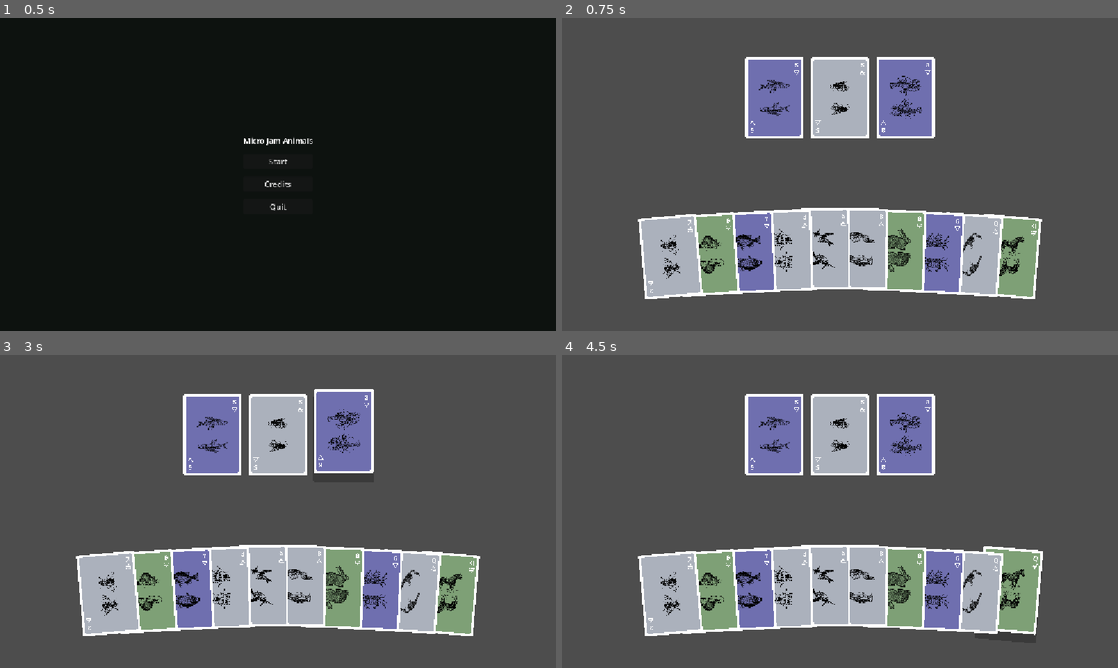
Above: before the commit, frames 1-4 (two rows, left to right).
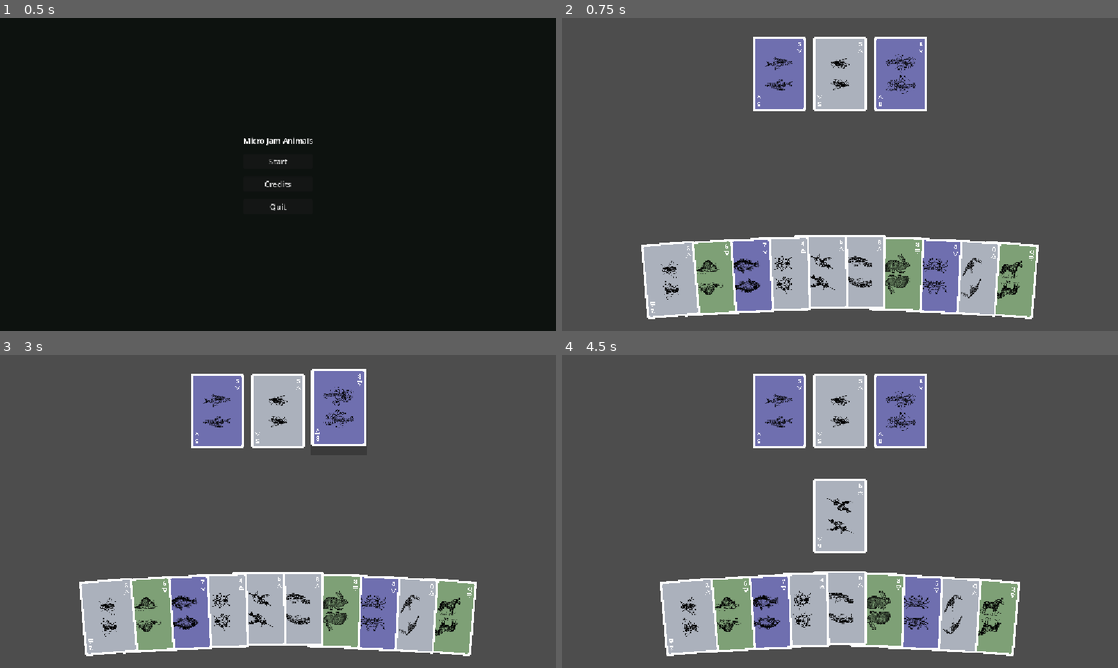
Above: after the commit, the same moments.

Repository: Chipi-Chapa-Corp/micro-jam-animals
Game: Godot game, scene res://scenes/main-menu/scene.tscn
Two runs of this game, one before a commit and one after it. Both use one fixed random seed, a clock stepped at 60 frames per second and the inputs below.
Inputs (mouse positions are in pixels of both pictures, inside the frame that each line leads up to):
- Up to frame 1 (0.5 s): no input
- Up to frame 2 (0.75 s): click "Start" at 0.5 s
- Up to frame 3 (3 s): tap Enter at 1.25, 2.75 s; move the mouse to (400, 495) at 1.27 s; click (400, 495) at 1.42 s; tap Space at 2 s; move the mouse to (166, 527) at 2.02 s; click (166, 527) at 2.17 s; move the mouse to (333, 442) at 2.77 s; click (333, 442) at 2.92 s
- Up to frame 4 (4.5 s): tap Space at 3.5 s; move the mouse to (812, 574) at 3.52 s; click (812, 574) at 3.67 s; tap Enter at 4.25 s; move the mouse to (1006, 558) at 4.27 s; click (1006, 558) at 4.42 s

Frame 1 is identical in both runs. In frame 2, 22% of the frame differs, in the area x 13-87%, y 6-97%; in frame 3, 22%; in frame 4, 27%.

Commit message:
feat: hand to table

Diff:
--- a/globals/game_state.gd
+++ b/globals/game_state.gd
@@ -2,6 +2,9 @@
 
 signal score_changed(score: int)
 signal health_changed(health: int)
+signal player_hand_changed(player_hand: Array)
+signal player_table_changed(player_table: Array)
+signal player_table_move_failed(error: String)
 signal player_cards_discarded(discarded_cards: Array, new_cards: Array, player_discards_count: int)
 signal player_discards_count_changed(player_discards_count: int)
 
@@ -11,7 +14,9 @@
 const DEFAULT_PREDATOR_COUNT: int = 3
 const DEFAULT_PLAYER_HAND_COUNT: int = 10
 const DEFAULT_PLAYER_DISCARDS_COUNT: int = 3
+const MAX_PLAYER_TABLE_CARDS: int = 5
 const MAX_PLAYER_DISCARD_CARDS: int = 3
+const ERROR_PLAYER_TABLE_FULL: String = "player_table_full"
 
 var _score: int = DEFAULT_SCORE
 var _health: int = DEFAULT_HEALTH
@@ -96,6 +101,7 @@
 
 func set_player_hand(value: Array) -> void:
 	_player_hand = value.duplicate()
+	player_hand_changed.emit(get_player_hand())
 
 
 func generate_player_hand(count: int = DEFAULT_PLAYER_HAND_COUNT, excluded: Array = []) -> Array:
@@ -122,12 +128,17 @@
 
 func set_player_table(value: Array) -> void:
 	_player_table = value.duplicate()
+	player_table_changed.emit(get_player_table())
 
 
 func move_card_from_player_hand_to_table(card_id: String) -> Dictionary:
 	var index := _find_card_index_by_id(_player_hand, card_id)
 	if index == -1:
 		return {}
+
+	if _player_table.size() >= MAX_PLAYER_TABLE_CARDS:
+		player_table_move_failed.emit(ERROR_PLAYER_TABLE_FULL)
+		return {"error": ERROR_PLAYER_TABLE_FULL}
 
 	var next_player_hand := get_player_hand()
 	var next_player_table := get_player_table()
--- a/scenes/card/scene.tscn
+++ b/scenes/card/scene.tscn
@@ -4,11 +4,11 @@
 [ext_resource type="Texture2D" path="res://assets/prey_air_4.png" id="2_card_art"]
 
 [node name="Card" type="Control"]
-custom_minimum_size = Vector2(120, 168)
+custom_minimum_size = Vector2(110, 154)
 layout_mode = 3
 anchors_preset = 0
-offset_right = 120.0
-offset_bottom = 168.0
+offset_right = 110.0
+offset_bottom = 154.0
 script = ExtResource("1_card")
 
 [node name="Shadow" type="TextureRect" parent="."]
--- a/scenes/card/script.gd
+++ b/scenes/card/script.gd
@@ -1,5 +1,7 @@
 extends Control
 class_name CardScene
+
+signal clicked(card_id: String)
 
 @export var kind: String = "prey"
 @export var suit: String = "air"
@@ -15,6 +17,8 @@
 const PICKUP_DURATION: float = 0.08
 const ALIGN_DURATION: float = 0.11
 const LOWER_DURATION: float = 0.12
+const SHAKE_OFFSET: Vector2 = Vector2(7.0, 0.0)
+const SHAKE_DURATION: float = 0.035
 
 var id: String:
 	get:
@@ -26,6 +30,7 @@
 var _base_shadow_position: Vector2 = Vector2.ZERO
 var _base_art_position: Vector2 = Vector2.ZERO
 var _hover_tween: Tween
+var _shake_tween: Tween
 
 
 func _ready() -> void:
@@ -42,6 +47,12 @@
 		_sync_pivots()
 
 
+func _gui_input(event: InputEvent) -> void:
+	if event is InputEventMouseButton and event.button_index == MOUSE_BUTTON_LEFT and event.pressed:
+		clicked.emit(id)
+		accept_event()
+
+
 func configure(next_kind: String, next_suit: String, next_value: int) -> void:
 	kind = next_kind
 	suit = next_suit
@@ -51,6 +62,30 @@
 
 func get_card_id() -> String:
 	return "%s_%s_%s" % [kind, suit, value]
+
+
+func shake_feedback() -> void:
+	if _shake_tween:
+		_shake_tween.kill()
+
+	var art_start_position := _base_art_position
+	var shadow_start_position := _base_shadow_position
+	art.position = art_start_position
+	shadow.position = shadow_start_position
+
+	_shake_tween = create_tween()
+	_shake_tween.set_trans(Tween.TRANS_SINE)
+	_shake_tween.set_ease(Tween.EASE_IN_OUT)
+	_shake_tween.tween_property(art, "position", art_start_position - SHAKE_OFFSET, SHAKE_DURATION)
+	_shake_tween.parallel().tween_property(
+		shadow, "position", shadow_start_position - SHAKE_OFFSET, SHAKE_DURATION
+	)
+	_shake_tween.tween_property(art, "position", art_start_position + SHAKE_OFFSET, SHAKE_DURATION)
+	_shake_tween.parallel().tween_property(
+		shadow, "position", shadow_start_position + SHAKE_OFFSET, SHAKE_DURATION
+	)
+	_shake_tween.tween_property(art, "position", art_start_position, SHAKE_DURATION)
+	_shake_tween.parallel().tween_property(shadow, "position", shadow_start_position, SHAKE_DURATION)
 
 
 func _refresh_art() -> void:
--- a/scenes/game/scene.tscn
+++ b/scenes/game/scene.tscn
@@ -10,36 +10,34 @@
 
 [node name="UI" type="CanvasLayer" parent="." unique_id=390258418]
 
-[node name="PredatorDeckContainer" type="CenterContainer" parent="UI"]
+[node name="PredatorDeckContainer" type="CenterContainer" parent="UI" unique_id=644525762]
 anchors_preset = 10
 anchor_right = 1.0
-offset_top = 64.0
-offset_bottom = 267.0
+offset_top = 15.0
+offset_bottom = 218.0
 grow_horizontal = 2
 
 [node name="PredatorDeck" parent="UI/PredatorDeckContainer" unique_id=1434294166 instance=ExtResource("2_tepwh")]
-layout_mode = 2
 
-[node name="PreyDeckContainer" type="CenterContainer" parent="UI"]
+[node name="PreyDeckContainer" type="CenterContainer" parent="UI" unique_id=85535659]
 anchors_preset = 10
 anchor_right = 1.0
-offset_top = 318.0
-offset_bottom = 521.0
+offset_top = 232.0
+offset_bottom = 435.0
 grow_horizontal = 2
 
-[node name="PreyDeck" parent="UI/PreyDeckContainer" instance=ExtResource("3_prey_deck")]
-layout_mode = 2
+[node name="PreyDeck" parent="UI/PreyDeckContainer" unique_id=364789318 instance=ExtResource("3_prey_deck")]
 
-[node name="PlayerHandDeckContainer" type="CenterContainer" parent="UI"]
+[node name="PlayerHandDeckContainer" type="CenterContainer" parent="UI" unique_id=8924126]
+anchors_preset = 12
 anchor_top = 1.0
 anchor_right = 1.0
 anchor_bottom = 1.0
-offset_top = -300.0
-offset_bottom = -32.0
+offset_top = -221.0
+offset_bottom = -1.0
 grow_horizontal = 2
 
-[node name="PlayerHandDeck" parent="UI/PlayerHandDeckContainer" instance=ExtResource("4_player_hand_deck")]
-layout_mode = 2
+[node name="PlayerHandDeck" parent="UI/PlayerHandDeckContainer" unique_id=1911056388 instance=ExtResource("4_player_hand_deck")]
 
 [node name="PauseMenu" type="Control" parent="UI" unique_id=1066678876]
 visible = false
--- a/scenes/player_hand_deck/scene.tscn
+++ b/scenes/player_hand_deck/scene.tscn
@@ -1,8 +1,161 @@
-[gd_scene load_steps=2 format=3]
+[gd_scene load_steps=4 format=3]
 
 [ext_resource type="Script" path="res://scenes/player_hand_deck/script.gd" id="1_player_hand_deck"]
+[ext_resource type="PackedScene" path="res://scenes/card/scene.tscn" id="2_card"]
+[ext_resource type="Texture2D" path="res://assets/prey_air_4.png" id="3_prey_air_4"]
 
 [node name="PlayerHandDeck" type="Control"]
 custom_minimum_size = Vector2(860, 220)
 layout_mode = 2
 script = ExtResource("1_player_hand_deck")
+
+[node name="Card1" parent="." instance=ExtResource("2_card")]
+offset_left = 19.0
+offset_top = 38.0
+offset_right = 129.0
+offset_bottom = 192.0
+rotation = -0.0872665
+pivot_offset = Vector2(55, 77)
+z_index = 10
+suit = "air"
+value = 4
+
+[node name="Art" parent="Card1" index="0"]
+texture = ExtResource("3_prey_air_4")
+
+[node name="Card2" parent="." instance=ExtResource("2_card")]
+offset_left = 97.0
+offset_top = 34.0
+offset_right = 207.0
+offset_bottom = 188.0
+rotation = -0.0678739
+pivot_offset = Vector2(55, 77)
+z_index = 9
+suit = "air"
+value = 4
+
+[node name="Art" parent="Card2" index="0"]
+texture = ExtResource("3_prey_air_4")
+
+[node name="Card3" parent="." instance=ExtResource("2_card")]
+offset_left = 175.0
+offset_top = 30.0
+offset_right = 285.0
+offset_bottom = 184.0
+rotation = -0.0484814
+pivot_offset = Vector2(55, 77)
+z_index = 8
+suit = "air"
+value = 4
+
+[node name="Art" parent="Card3" index="0"]
+texture = ExtResource("3_prey_air_4")
+
+[node name="Card4" parent="." instance=ExtResource("2_card")]
+offset_left = 253.0
+offset_top = 26.0
+offset_right = 363.0
+offset_bottom = 180.0
+rotation = -0.0290888
+pivot_offset = Vector2(55, 77)
+z_index = 7
+suit = "air"
+value = 4
+
+[node name="Art" parent="Card4" index="0"]
+texture = ExtResource("3_prey_air_4")
+
+[node name="Card5" parent="." instance=ExtResource("2_card")]
+offset_left = 331.0
+offset_top = 22.0
+offset_right = 441.0
+offset_bottom = 176.0
+rotation = -0.00969627
+pivot_offset = Vector2(55, 77)
+z_index = 6
+suit = "air"
+value = 4
+
+[node name="Art" parent="Card5" index="0"]
+texture = ExtResource("3_prey_air_4")
+
+[node name="Card6" parent="." instance=ExtResource("2_card")]
+offset_left = 409.0
+offset_top = 22.0
+offset_right = 519.0
+offset_bottom = 176.0
+rotation = 0.00969627
+pivot_offset = Vector2(55, 77)
+z_index = 5
+suit = "air"
+value = 4
+
+[node name="Art" parent="Card6" index="0"]
+texture = ExtResource("3_prey_air_4")
+
+[node name="Card7" parent="." instance=ExtResource("2_card")]
+offset_left = 487.0
+offset_top = 26.0
+offset_right = 597.0
+offset_bottom = 180.0
+rotation = 0.0290888
+pivot_offset = Vector2(55, 77)
+z_index = 4
+suit = "air"
+value = 4
+
+[node name="Art" parent="Card7" index="0"]
+texture = ExtResource("3_prey_air_4")
+
+[node name="Card8" parent="." instance=ExtResource("2_card")]
+offset_left = 565.0
+offset_top = 30.0
+offset_right = 675.0
+offset_bottom = 184.0
+rotation = 0.0484814
+pivot_offset = Vector2(55, 77)
+z_index = 3
+suit = "air"
+value = 4
+
+[node name="Art" parent="Card8" index="0"]
+texture = ExtResource("3_prey_air_4")
+
+[node name="Card9" parent="." instance=ExtResource("2_card")]
+offset_left = 643.0
+offset_top = 34.0
+offset_right = 753.0
+offset_bottom = 188.0
+rotation = 0.0678739
+pivot_offset = Vector2(55, 77)
+z_index = 2
+suit = "air"
+value = 4
+
+[node name="Art" parent="Card9" index="0"]
+texture = ExtResource("3_prey_air_4")
+
+[node name="Card10" parent="." instance=ExtResource("2_card")]
+offset_left = 721.0
+offset_top = 38.0
+offset_right = 831.0
+offset_bottom = 192.0
+rotation = 0.0872665
+pivot_offset = Vector2(55, 77)
+z_index = 1
+suit = "air"
+value = 4
+
+[node name="Art" parent="Card10" index="0"]
+texture = ExtResource("3_prey_air_4")
+
+[editable path="Card1"]
+[editable path="Card2"]
+[editable path="Card3"]
+[editable path="Card4"]
+[editable path="Card5"]
+[editable path="Card6"]
+[editable path="Card7"]
+[editable path="Card8"]
+[editable path="Card9"]
+[editable path="Card10"]
--- a/scenes/player_hand_deck/script.gd
+++ b/scenes/player_hand_deck/script.gd
@@ -3,14 +3,16 @@
 
 const CARD_SCENE: PackedScene = preload("res://scenes/card/scene.tscn")
 const CARD_KIND: String = "prey"
-const CARD_SIZE: Vector2 = Vector2(120.0, 168.0)
+const CARD_SIZE: Vector2 = Vector2(110.0, 154.0)
 const CARD_STEP: float = 78.0
 const MAX_FAN_ROTATION_DEGREES: float = 5.0
 const MAX_FAN_DROP: float = 18.0
 const TOP_PADDING: float = 20.0
+const HAND_INDEX_META: String = "player_hand_index"
 
 
 func _ready() -> void:
+	GameState.player_hand_changed.connect(_on_player_hand_changed)
 	render_cards()
 
 
@@ -27,19 +29,21 @@
 	for index in range(player_hand.size()):
 		var player_card = player_hand[index]
 		if player_card is Dictionary:
-			_add_card(player_card)
+			_add_card(player_card, index)
 
 	_layout_cards()
 
 
-func _add_card(player_card: Dictionary) -> void:
+func _add_card(player_card: Dictionary, hand_index: int) -> void:
 	var card := CARD_SCENE.instantiate() as CardScene
 	card.configure(CARD_KIND, str(player_card.get("suit", "")), int(player_card.get("value", 0)))
+	card.set_meta(HAND_INDEX_META, hand_index)
+	card.clicked.connect(_on_card_clicked)
 	add_child(card)
 
 
 func _layout_cards() -> void:
-	var cards := get_children()
+	var cards := _get_cards_in_hand_order()
 	var card_count := cards.size()
 	if card_count == 0:
 		return
@@ -64,8 +68,37 @@
 		card.rotation_degrees = normalized_offset * MAX_FAN_ROTATION_DEGREES
 		card.z_index = card_count - index
 
+	_sync_hover_order(cards)
+
+
+func _sync_hover_order(cards: Array) -> void:
+	var card_count := cards.size()
+
+	for child_index in range(card_count):
+		move_child(cards[card_count - child_index - 1], child_index)
+
+
+func _get_cards_in_hand_order() -> Array:
+	var cards := get_children()
+	cards.sort_custom(_sort_cards_by_hand_index)
+	return cards
+
+
+func _sort_cards_by_hand_index(first: Node, second: Node) -> bool:
+	return int(first.get_meta(HAND_INDEX_META, 0)) < int(second.get_meta(HAND_INDEX_META, 0))
+
 
 func _clear_cards() -> void:
 	for child in get_children():
 		remove_child(child)
 		child.queue_free()
+
+
+func _on_card_clicked(card_id: String) -> void:
+	var result := GameState.move_card_from_player_hand_to_table(card_id)
+	if result.has("error"):
+		return
+
+
+func _on_player_hand_changed(_player_hand: Array) -> void:
+	render_cards()
--- a/scenes/prey_deck/script.gd
+++ b/scenes/prey_deck/script.gd
@@ -6,6 +6,8 @@
 
 
 func _ready() -> void:
+	GameState.player_table_changed.connect(_on_player_table_changed)
+	GameState.player_table_move_failed.connect(_on_player_table_move_failed)
 	render_cards()
 
 
@@ -31,3 +33,19 @@
 	for child in get_children():
 		remove_child(child)
 		child.queue_free()
+
+
+func _shake_cards() -> void:
+	for child in get_children():
+		var card := child as CardScene
+		if card:
+			card.shake_feedback()
+
+
+func _on_player_table_changed(_player_table: Array) -> void:
+	render_cards()
+
+
+func _on_player_table_move_failed(error: String) -> void:
+	if error == GameState.ERROR_PLAYER_TABLE_FULL:
+		_shake_cards()
Binary file changed: assets/prey_air_7.png
Binary file changed: assets/prey_water_1.png
Not shown: 1 places in scenes/game/scene.tscn that only renumber resources
